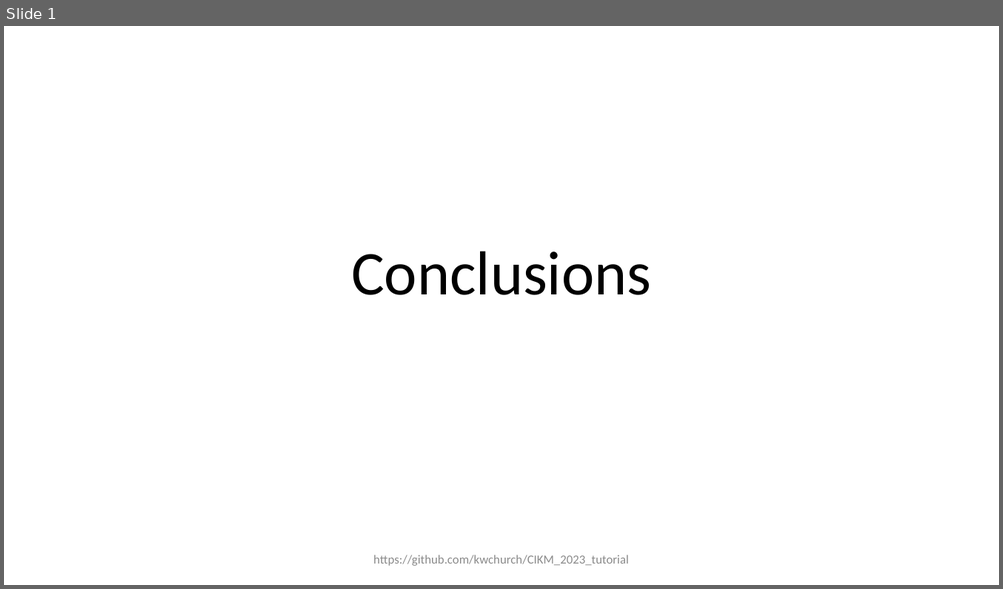
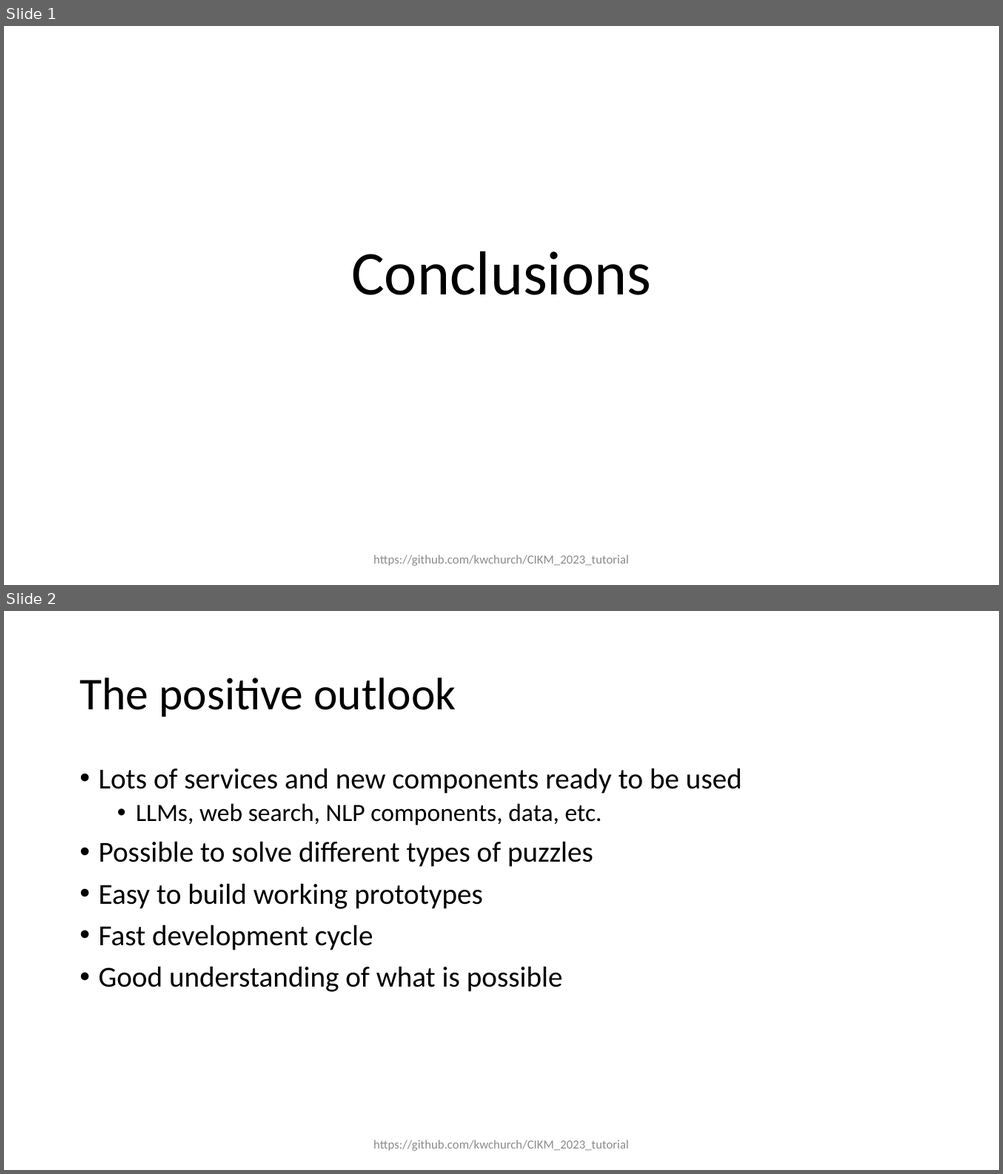
Before and after one commit to kwchurch/CIKM_2023_tutorial, a slide deck: slides/CIKM_Conclusions.pptx. Shown one above the other, each under a label of ours: slide 1 before the commit, slides 1 and 2 after it. The pictures are 1003x589 and 1003x1174 pixels, drawn with LibreOffice and Linux fonts; fonts in the diff are those of the drawing. Boxes give left, top, right and bottom in pixels: in the first picture for what was removed or moved away, otherwise in the second. Text is boxed around its words. In the diff, an @@ line names an element or a change of style, - is before the commit and + after.

```diff
--- a/slides/CIKM_Conclusions.pptx
+++ b/slides/CIKM_Conclusions.pptx
@@ slide 2 added at <box>4,611,999,1170</box>, background #FFFFFF @@
@@ title added at <box>79,678,455,717</box>, 44 pt, text #000000 @@
+The positive outlook
@@ text added at <box>99,768,742,992</box>, 28 pt, text #000000 @@
+• Lots of services and new components ready to be used
+  • LLMs, web search, NLP components, data, etc.
+• Possible to solve different types of puzzles
+• Easy to build working prototypes
+• Fast development cycle
+• Good understanding of what is possible
@@ text added at <box>373,1140,629,1151</box>, 12 pt, text #8C8C8C @@
+https://github.com/kwchurch/CIKM_2023_tutorial
```
Also in this commit, not shown: 2 other slides added, 10 other files.
